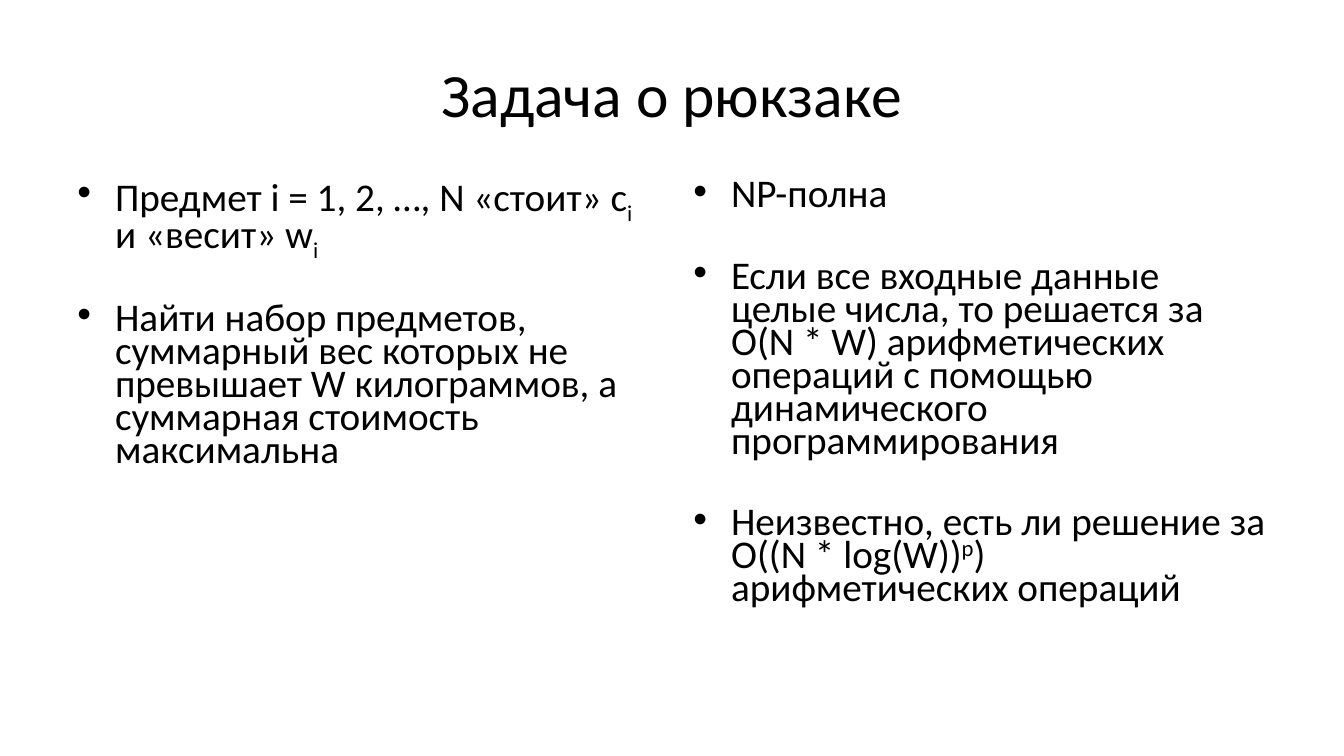
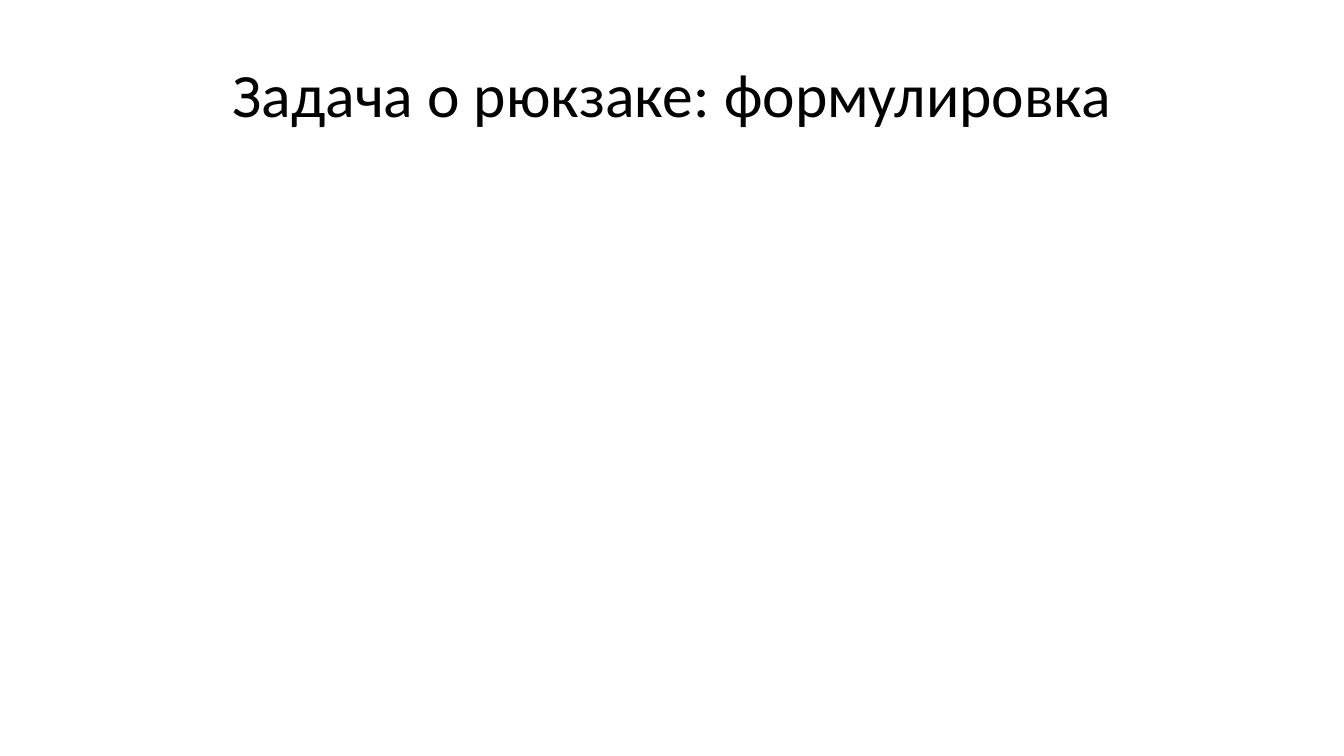
Before and after one commit to Evgueni-Petrov-aka-espetrov/Algorithms-and-Programming-in-C-pptx, a slide deck: slide 74 of 21 Динамическое программирование.pptx (slide 23 before the commit). Drawn at 1344x756 pixels with LibreOffice and Linux fonts; fonts in the diff are those of the drawing. Boxes give left, top, right and bottom in pixels: in the first picture for what was removed or moved away, otherwise in the second. Text is boxed around its words. In the diff, an @@ line names an element or a change of style, - is before the commit and + after.

```diff
--- a/21 Динамическое программирование.pptx
+++ b/21 Динамическое программирование.pptx
@@ title at (x1=233, y1=75, x2=1111, y2=127): text changed @@
-Задача о рюкзаке
+Задача о рюкзаке: формулировка
@@ text removed at (x1=115, y1=184, x2=617, y2=464) @@
-• Предмет i = 1, 2, …, N «стоит» сi и «весит» wi
-• Найти набор предметов, суммарный вес которых не превышает W килограммов, а суммарная стоимость максимальна
@@ text removed at (x1=731, y1=182, x2=1265, y2=608) @@
-• NP-полна
-• Если все входные данные целые числа, то решается за O(N * W) арифметических операций с помощью динамического программирования
-• Неизвестно, есть ли решение за O((N * log(W))p) арифметических операций
```
Also in this commit, not shown: 16 other slides changed, 105 slides added, 1 slide removed.
